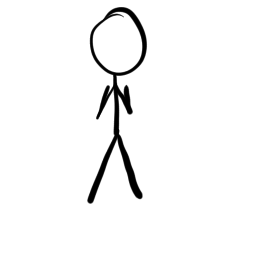
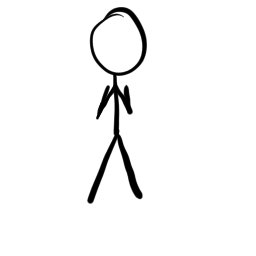
The second w=256, h=256 image is a revision of the first. Changes to its layers:
painted on "Layer 2" over [97, 87, 115, 116]
